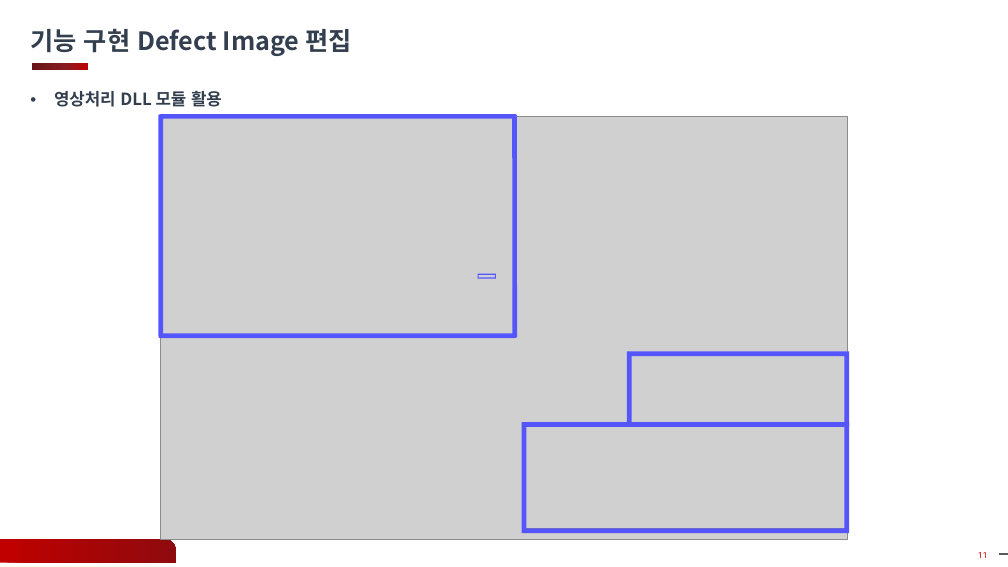
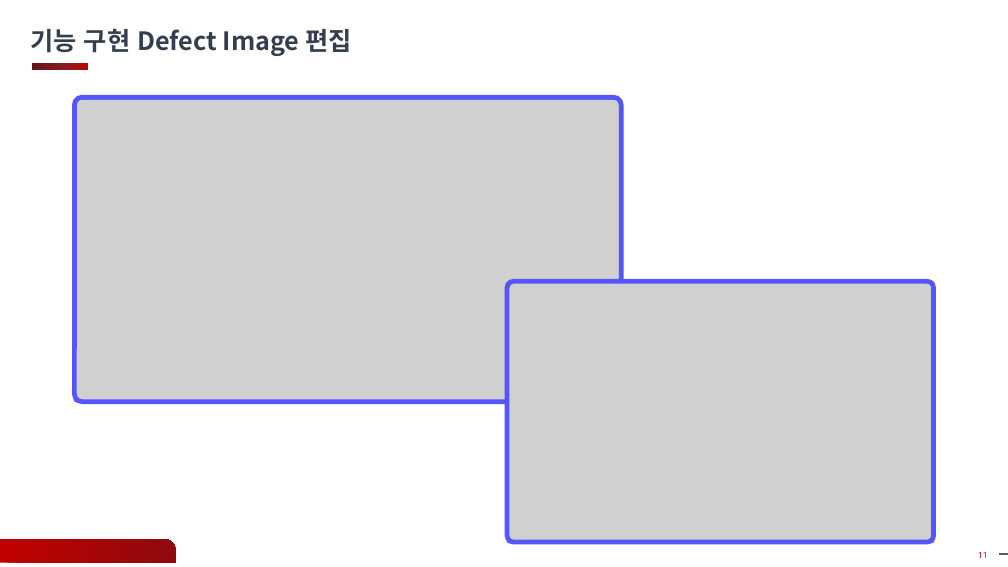
Before and after one commit to gyoon88/KlarfViewer, a slide deck: slide 11 of Docs/12주차_과제_발표_안광윤.pptx. Drawn at 1008x567 pixels with LibreOffice and Linux fonts; fonts in the diff are those of the drawing; grey boxes stand for pictures; background and template pictures are left out. Boxes give left, top, right and bottom in pixels: in the first picture for what was removed or moved away, otherwise in the second. Text is boxed around its words. In the diff, an @@ line names an element or a change of style, - is before the commit and + after.

```diff
--- a/Docs/12주차_과제_발표_안광윤.pptx
+++ b/Docs/12주차_과제_발표_안광윤.pptx
@@ text removed at box(54, 91, 222, 107) @@
-• 영상처리 DLL 모듈 활용
@@ rounded rectangle: place and size @@
-rounded rectangle at box(161, 116, 515, 336)
+rounded rectangle at box(74, 98, 621, 402)
@@ rounded rectangle at box(74, 98, 621, 402): proportions changed @@
@@ picture added at box(74, 100, 621, 402) @@
@@ group removed at box(161, 116, 848, 539): 4 pictures, 2 rounded rectangles @@
@@ rounded rectangle at box(507, 281, 934, 542): proportions changed @@
@@ rounded rectangle: place and size @@
-rounded rectangle at box(629, 354, 847, 424)
+rounded rectangle at box(507, 281, 934, 542)
@@ picture added at box(507, 281, 934, 542) @@
```
Also in this commit, not shown: 1 other slide changed.
